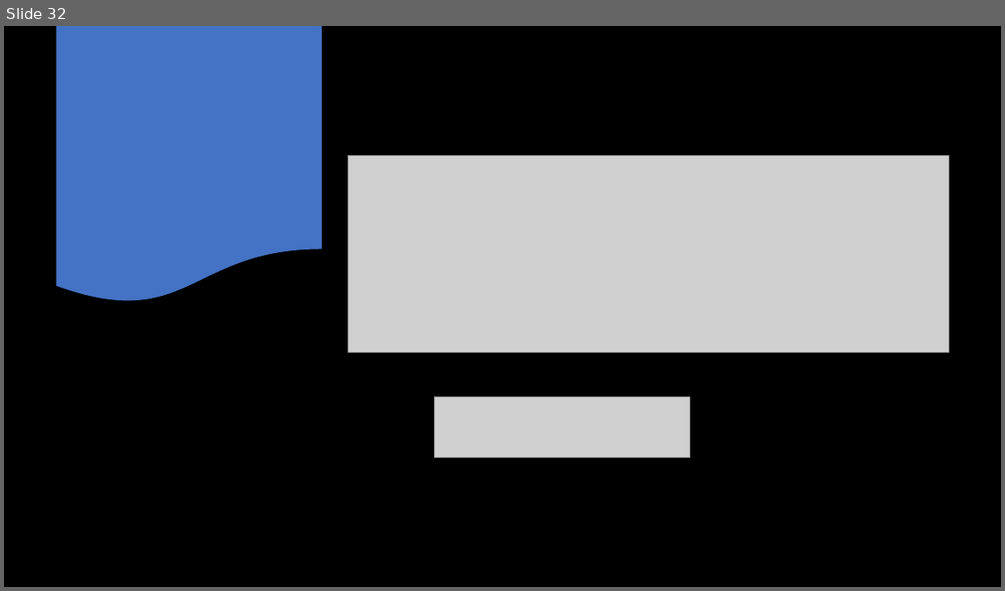
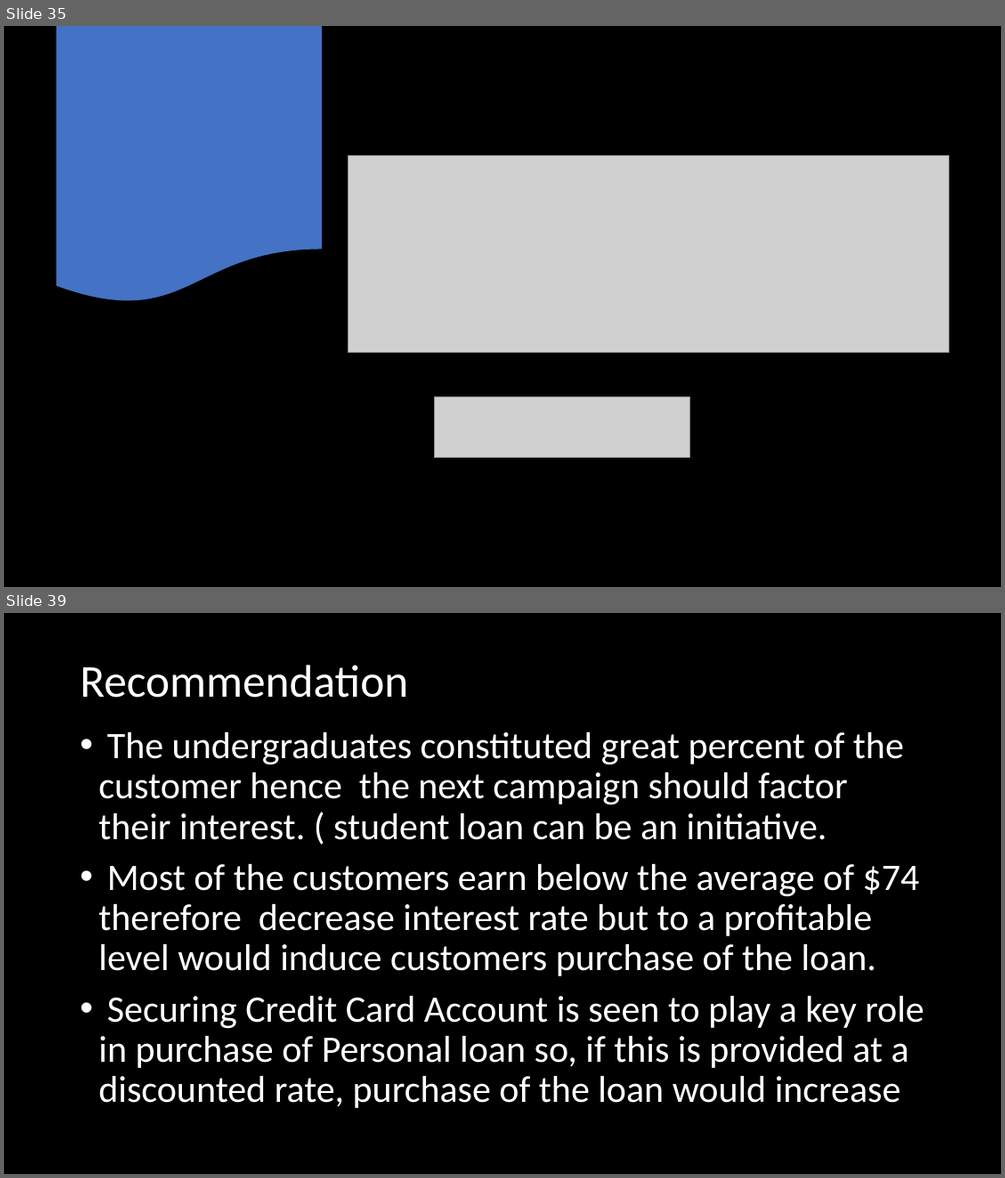
Before and after one commit to BubutorCorbanEnam/BANK-PERSONAL-LOAN-MODELLING-DigiCap-Capstone-Project-, a slide deck: Digicap presentation.pptx. Shown one above the other, each under a label of ours: slide 32 before the commit, slides 35 and 39 after it; the slides between them are not shown. The pictures are 1005x591 and 1005x1178 pixels, drawn with LibreOffice and Linux fonts; fonts in the diff are those of the drawing; grey boxes stand for pictures. Boxes give left, top, right and bottom in pixels: in the first picture for what was removed or moved away, otherwise in the second. Text is boxed around its words. In the diff, an @@ line names an element or a change of style, - is before the commit and + after.

```diff
--- a/Digicap presentation.pptx
+++ b/Digicap presentation.pptx
@@ slide 39 added at [4, 613, 1001, 1174], background #000000 @@
@@ title added at [80, 665, 408, 698], 44 pt, text #FFFFFF @@
+Recommendation
@@ text added at [98, 732, 924, 1108], 36 pt, text #FFFFFF @@
+• The undergraduates constituted great percent of the customer hence the next campaign should factor their interest. ( student loan can be an initiative.
+• Most of the customers earn below the average of $74 therefore decrease interest rate but to a profitable level would induce customers purchase of the loan.
+• Securing Credit Card Account is seen to play a key role in purchase of Personal loan so, if this is provided at a discounted rate, purchase of the loan would increase
@@ what was slide 32 is now slide 35 @@
```
Also in this commit, not shown: 1 slide changed, 7 other slides added, 2 slides removed.
